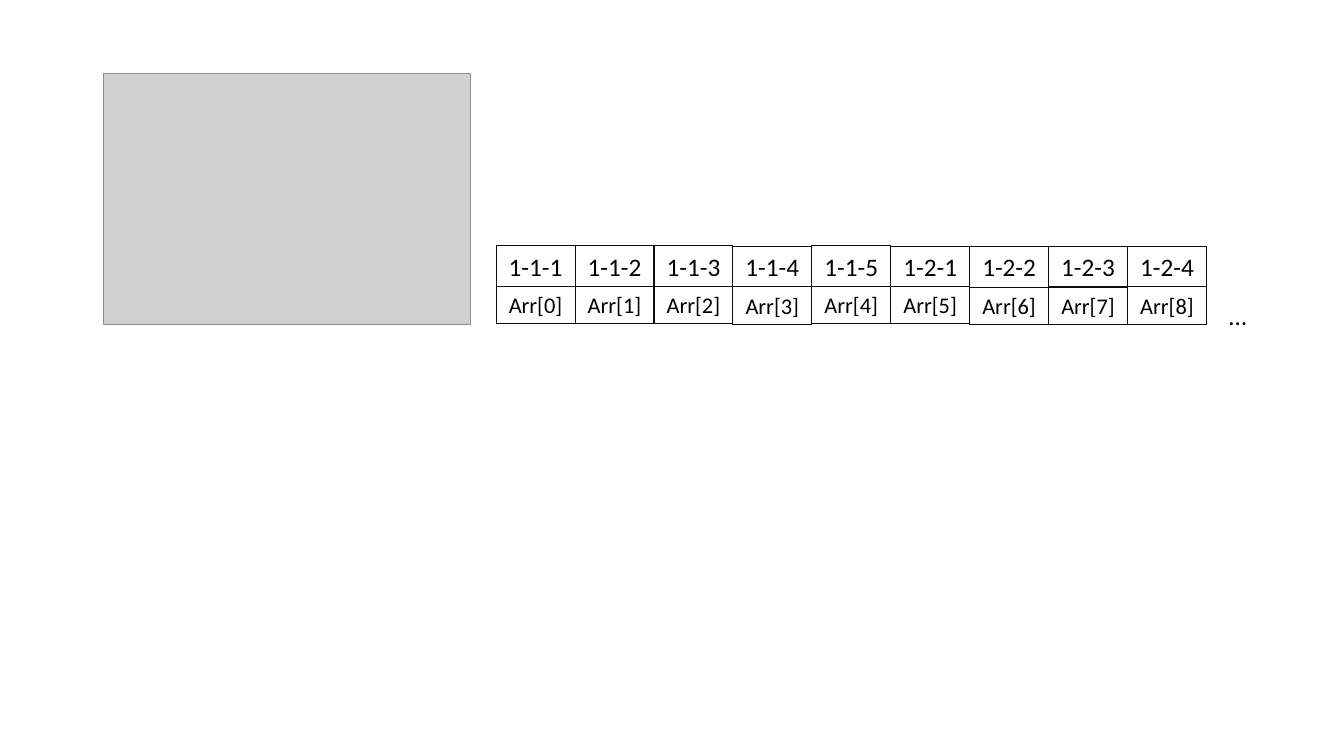
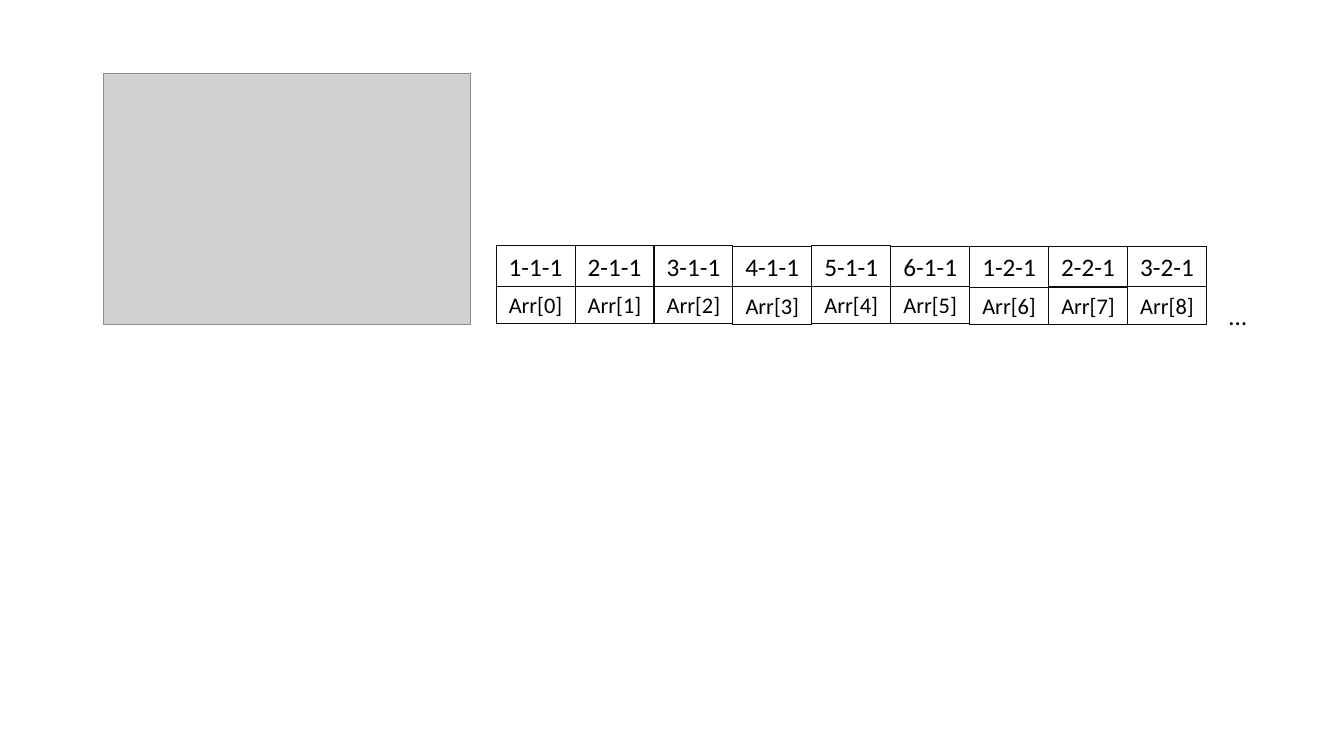
Before and after one commit to denismikulich91/SurfaceMineDesignWB, a slide deck: slide 9 of descriptions/pit_design_no_ramps_upd.pptx. Drawn at 1344x756 pixels with LibreOffice and Linux fonts; fonts in the diff are those of the drawing; grey boxes stand for pictures. Boxes give left, top, right and bottom in pixels: in the first picture for what was removed or moved away, otherwise in the second. Text is boxed around its words. In the diff, an @@ line names an element or a change of style, - is before the commit and + after.

```diff
--- a/descriptions/pit_design_no_ramps_upd.pptx
+++ b/descriptions/pit_design_no_ramps_upd.pptx
@@ text in rectangle at <box>588,259,642,276</box>: text changed @@
-1-1-2
+2-1-1
@@ text in rectangle at <box>667,259,721,276</box>: text changed @@
-1-1-3
+3-1-1
@@ text in rectangle at <box>745,259,799,276</box>: text changed @@
-1-1-4
+4-1-1
@@ text in rectangle at <box>824,259,878,276</box>: text changed @@
-1-1-5
+5-1-1
@@ text in rectangle at <box>903,259,957,277</box>: text changed @@
-1-2-1
+6-1-1
@@ text in rectangle at <box>982,259,1036,276</box>: text changed @@
-1-2-2
+1-2-1
@@ text in rectangle at <box>1061,259,1115,276</box>: text changed @@
-1-2-3
+2-2-1
@@ text in rectangle at <box>1140,259,1194,276</box>: text changed @@
-1-2-4
+3-2-1
```
Also in this commit, not shown: 3 slides added, 7 other files.
